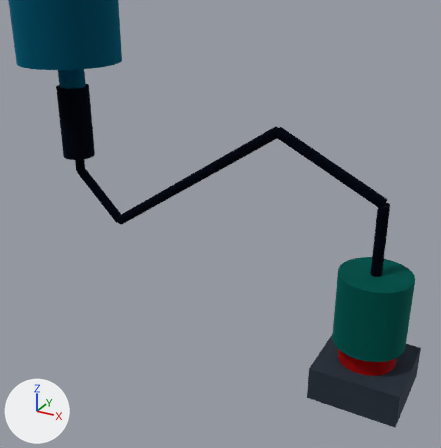
The glTF model media/model.glb as it was, and as the next commit left it.
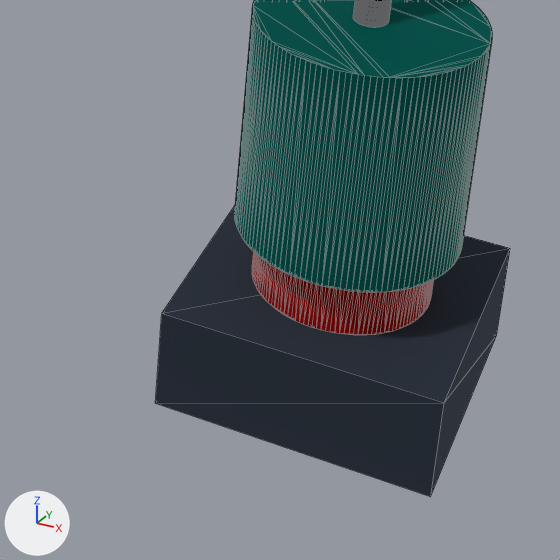
Old and new are each drawn from a 50 mm camera at (0.0662, -0.2926, 0.1295) aimed at (-0.0864, -0.0151, -0.0092) and again close up on the part from 58% to 99% of the width and 60% to 100% of the height. Every picture has the same lights, and +X, +Y and +Z are marked at lower left. The first two pictures are the older version. The close-ups show mesh edges as thin lines. Where no turn or scale is listed for an object, it has been applied to the vertices.

Objects in the first close-up: 'Pot magnet, 32 mm', 'Sensor cable, M12 IP68', 'Sensor puck body', 'Valve spindle cap (existing)'.
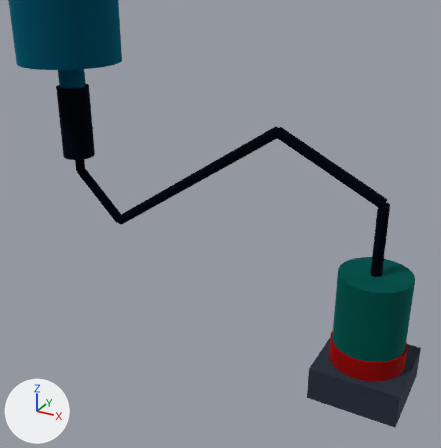
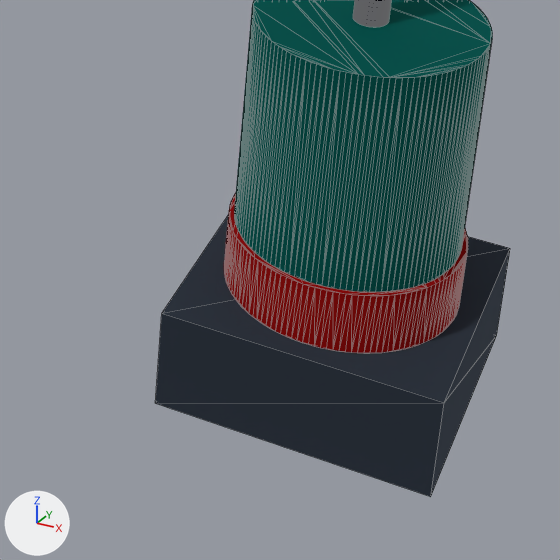
Pixel boxes [x1, y1, x2, y2] of what changed, in the close-ups (560 x 560 px):
'Pot magnet, 42 mm', added (red)
    after: [224, 193, 468, 353]
'Pot magnet, 32 mm', deleted (red)
    before: [252, 251, 433, 335]

What the commit changed:
Mesh me_pot_magnet__42_mm is new.
It is a 126-sided cylinder along z spanning x -0.021..0.021, y -0.021..0.021, z -0.006..0.006.
It uses material mat_mat_2 (red #b91c1c).
Object 'Pot magnet, 32 mm' (ob_pot_magnet__32_mm) is deleted.
Object 'Pot magnet, 42 mm' (ob_pot_magnet__42_mm) is new; it shows me_pot_magnet__42_mm.
Its location is (0.0, 0.0, -0.074).
